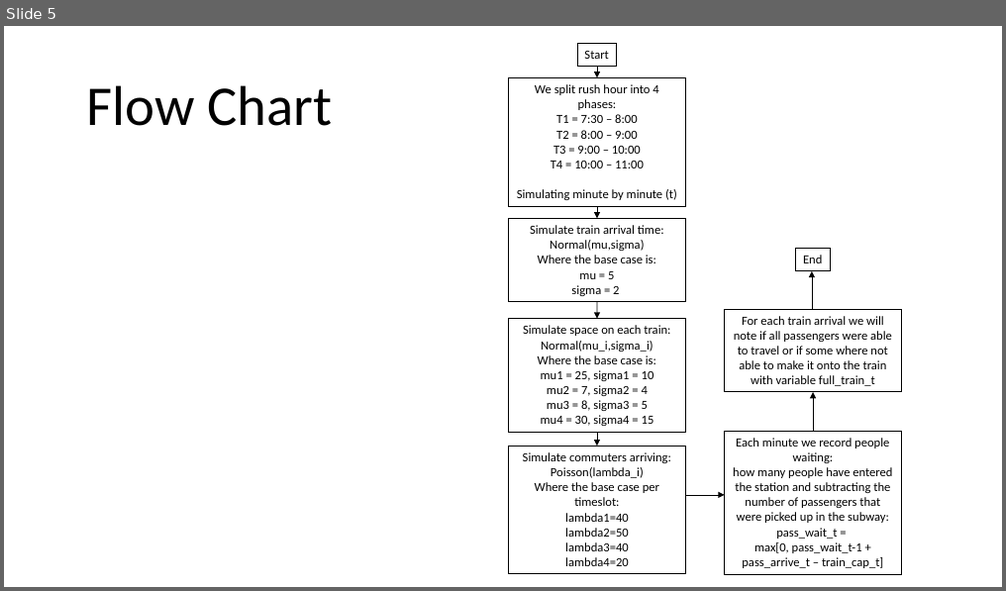
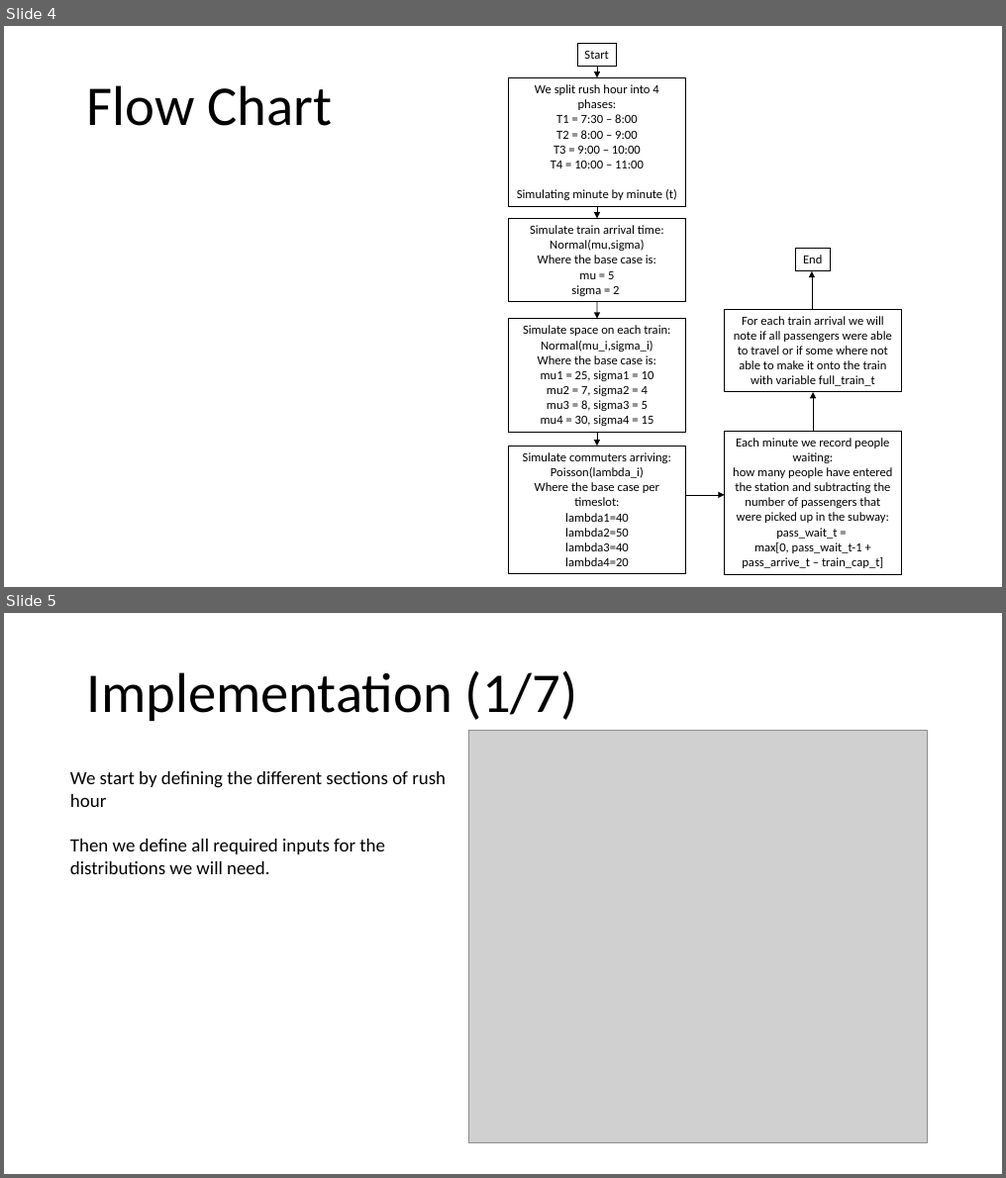
Before and after one commit to ManolisManoli/Data604_Sim-Mod, a slide deck: Final_Project/ManolisManoli_FinalProject_Data604.pptx. Shown one above the other, each under a label of ours: slide 5 before the commit, slides 4 and 5 after it. The pictures are 1006x591 and 1006x1178 pixels, drawn with LibreOffice and Linux fonts; fonts in the diff are those of the drawing; grey boxes stand for pictures. Boxes give left, top, right and bottom in pixels: in the first picture for what was removed or moved away, otherwise in the second. Text is boxed around its words. In the diff, an @@ line names an element or a change of style, - is before the commit and + after.

```diff
--- a/Final_Project/ManolisManoli_FinalProject_Data604.pptx
+++ b/Final_Project/ManolisManoli_FinalProject_Data604.pptx
@@ slide 5 added at bbox=[4, 613, 1002, 1174], background #FFFFFF @@
@@ text added at bbox=[87, 670, 578, 721], 54 pt, text #000000 @@
+Implementation (1/7)
@@ picture added at bbox=[469, 730, 928, 1143] @@
@@ text added at bbox=[70, 771, 446, 874], 18 pt, text #000000 @@
+We start by defining the different sections of rush hour
+Then we define all required inputs for the distributions we will need.
@@ what was slide 5 is now slide 4 @@
```
Also in this commit, not shown: 2 slides changed, 10 other slides added, 1 slide removed.
